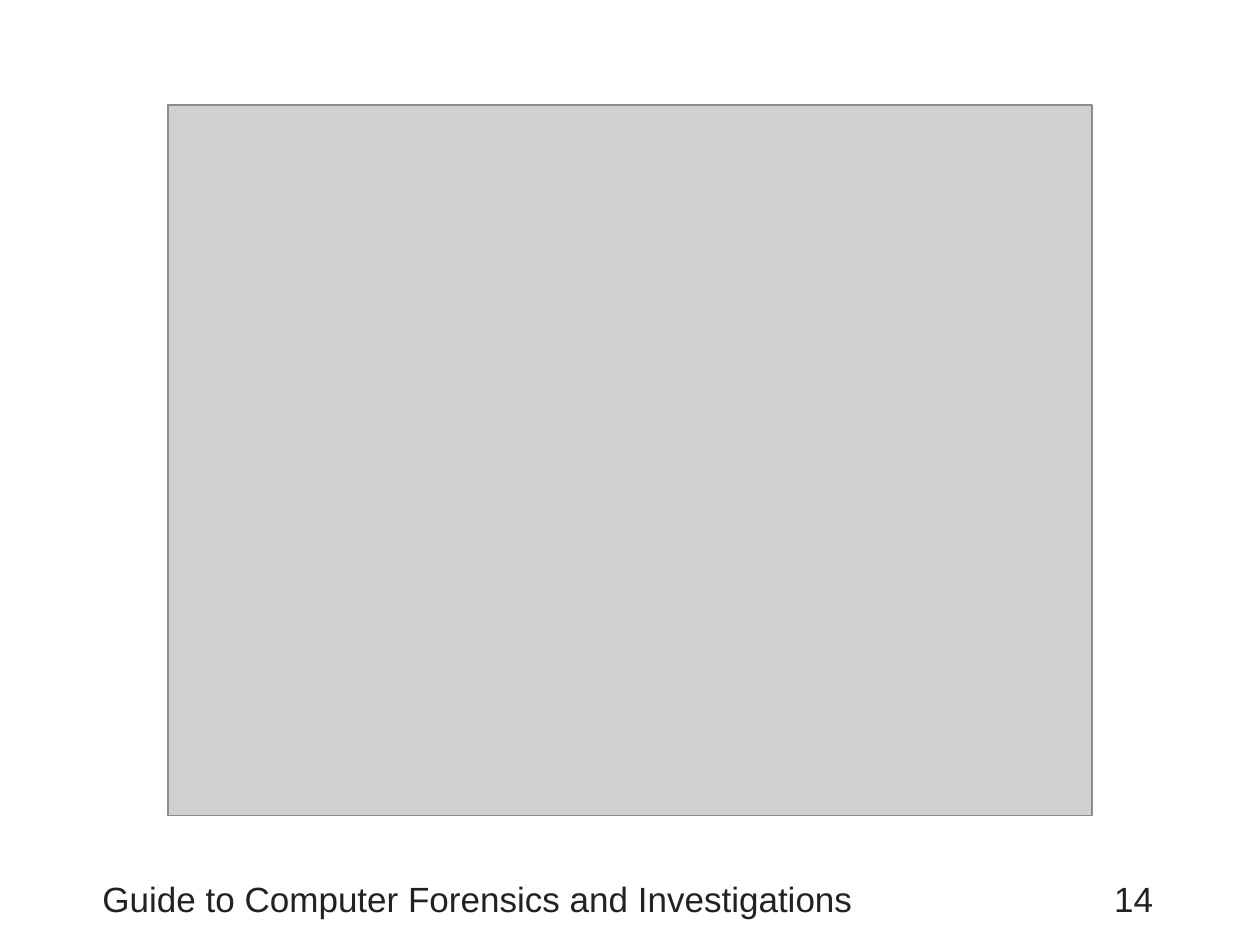
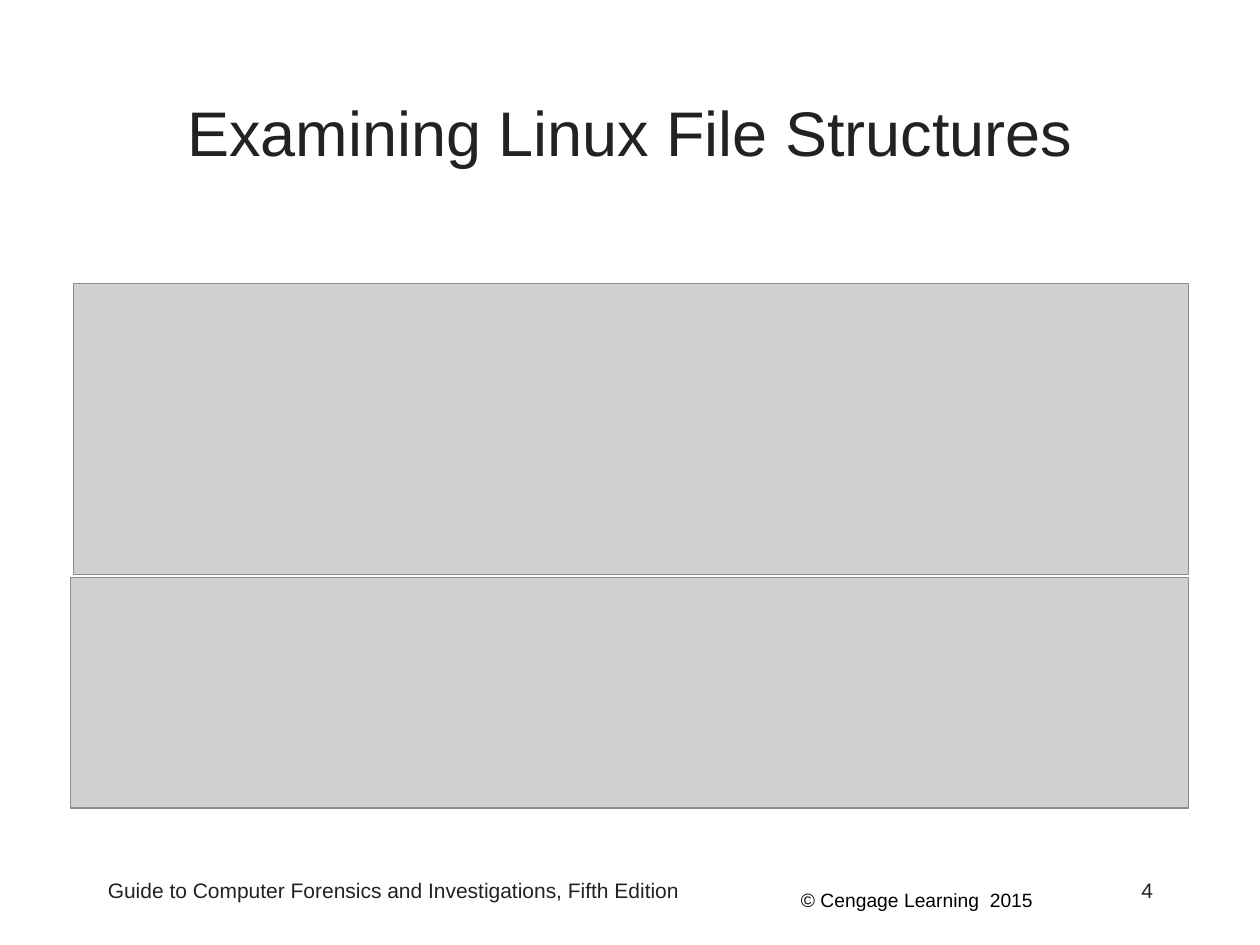
Before and after one commit to Emadalsuwat/emadalsuwat.github.io, a slide deck: slide 4 of computerforensics/Chapter7.ppt (slide 14 before the commit). Drawn at 1260x945 pixels with LibreOffice and Linux fonts; fonts in the diff are those of the drawing; grey boxes stand for pictures. Boxes give left, top, right and bottom in pixels: in the first picture for what was removed or moved away, otherwise in the second. Text is boxed around its words. In the diff, an @@ line names an element or a change of style, - is before the commit and + after.

```diff
--- a/computerforensics/Chapter7.ppt
+++ b/computerforensics/Chapter7.ppt
@@ title added at (187,110,1072,167), 36 pt, text #222222 @@
+Examining Linux File Structures
@@ picture: place and size @@
-picture at (168,105,1091,815)
+picture at (73,284,1188,575)
@@ picture added at (71,577,1188,808) @@
@@ text at (108,882,678,903): text changed; size 20 to 12 pt @@
-Guide to Computer Forensics and Investigations
+Guide to Computer Forensics and Investigations, Fifth Edition
@@ text added at (820,893,1033,911), 11 pt, text #000000 @@
+© Cengage Learning 2015
@@ page number removed at (1114,888,1153,912) @@
-14
@@ page number added at (1141,883,1153,898), 12 pt, text #222222 @@
+4
```
Also in this commit, not shown: 8 other slides changed, 35 slides added, 46 slides removed, 7 other files.
